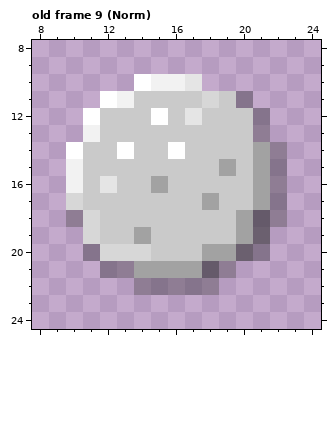
File history of a pixel-art file, Assets/Sprites/WhiteButtonPressed.aseprite. Above, as it was before the edit.
32x32 pixels, 9 frames. Colours within 5 levels of each other are drawn and written as one. Shown: old frame 9 (Norm): x 8..24, y 8..24. The commit also changed other frames, which this record leaves out.
And afterwards:
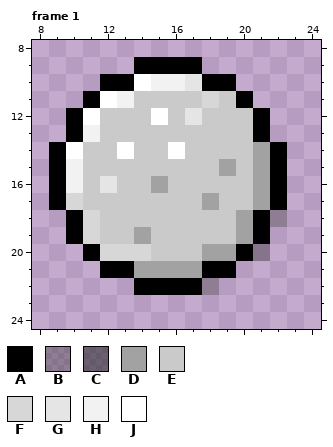
Palette (. is transparent): A #000000  B #29292958  C #29292992  D #a2a2a2  E #cacaca  F #d7d7d7  G #e5e5e5  H #f2f2f2  J #ffffff
A new or re-ordered frame is compared with the old frame closest to it.
What changed:
frames re-ordered
--- frame 1 against old frame 9 (Norm), layer "レイヤー 2"
@@ x 8..24 @@
  8 .................
- 9 .................
-10 ......JHHG.......
-11 ....JHEEEEFEB....
-12 ...JEEEJEGEEEB...
-13 ...HEEEEEEEEEB...
-14 ..JEEJEEJEEEEDB..
-15 ..HEEEEEEEEDEDB..
-16 ..HEGEEDEEEEEDB..
-17 ..FEEEEEEEDEEDB..
-18 ..BFEEEEEEEEDCB..
-19 ...FEEDEEEEEDC...
-20 ...BFFFEEEDDCB...
-21 ....BBDDDDCB.....
-22 ......BBBBB......
+ 9 ......AAAA.......
+10 ....AAJHHGAA.....
+11 ...AJHEEEEFEA....
+12 ..AJEEEJEGEEEA...
+13 ..AHEEEEEEEEEA...
+14 .AJEEJEEJEEEEDA..
+15 .AHEEEEEEEEDEDA..
+16 .AHEGEEDEEEEEDA..
+17 .AFEEEEEEEDEEDA..
+18 ..AFEEEEEEEEDAB..
+19 ..AFEEDEEEEEDA...
+20 ...AFFFEEEDDAB...
+21 ....AADDDDAA.....
+22 ......AAAAB......
 23 .................
